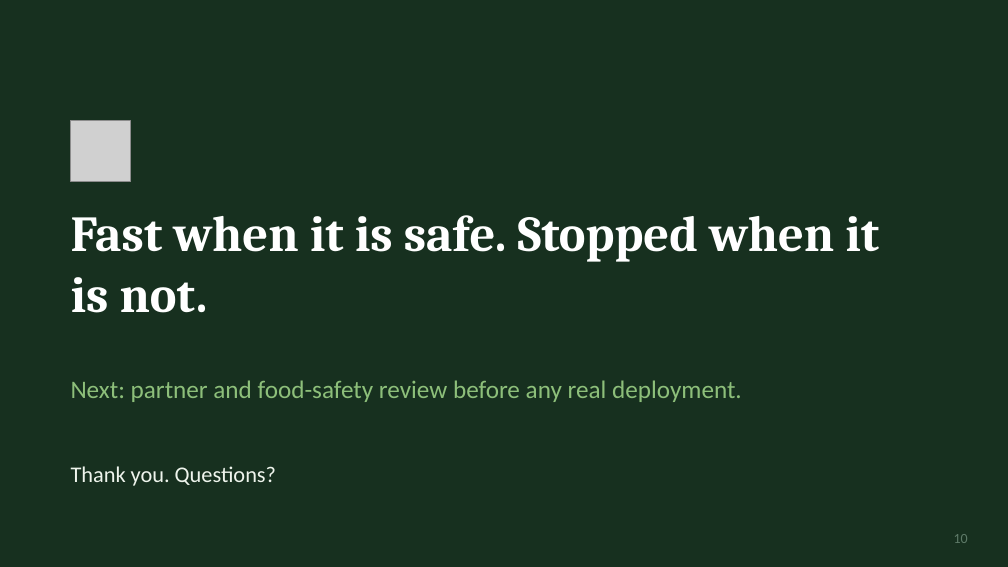
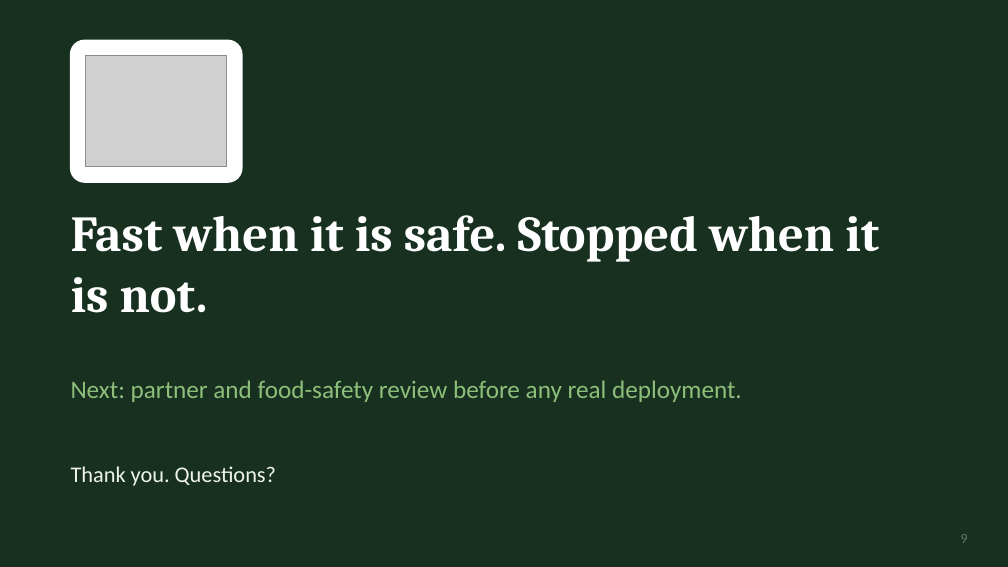
Before and after one commit to Aieda1l/annona, a slide deck: slide 9 of docs/demo/annona-demo.pptx (slide 10 before the commit). Drawn at 1008x567 pixels with LibreOffice and Linux fonts; fonts in the diff are those of the drawing; grey boxes stand for pictures. Boxes give left, top, right and bottom in pixels: in the first picture for what was removed or moved away, otherwise in the second. Text is boxed around its words. In the diff, an @@ line names an element or a change of style, - is before the commit and + after.

```diff
--- a/docs/demo/annona-demo.pptx
+++ b/docs/demo/annona-demo.pptx
@@ rounded rectangle added at bbox=[71, 40, 242, 182], fill #FFFFFF, outline #FFFFFF 1 pt @@
@@ picture added at bbox=[86, 55, 227, 167] @@
@@ picture removed at bbox=[71, 121, 131, 181] @@
@@ page number at bbox=[961, 534, 968, 543]: text changed @@
-10
+9
```
Also in this commit, not shown: 2 other slides changed, 1 slide removed, 1 other file.
